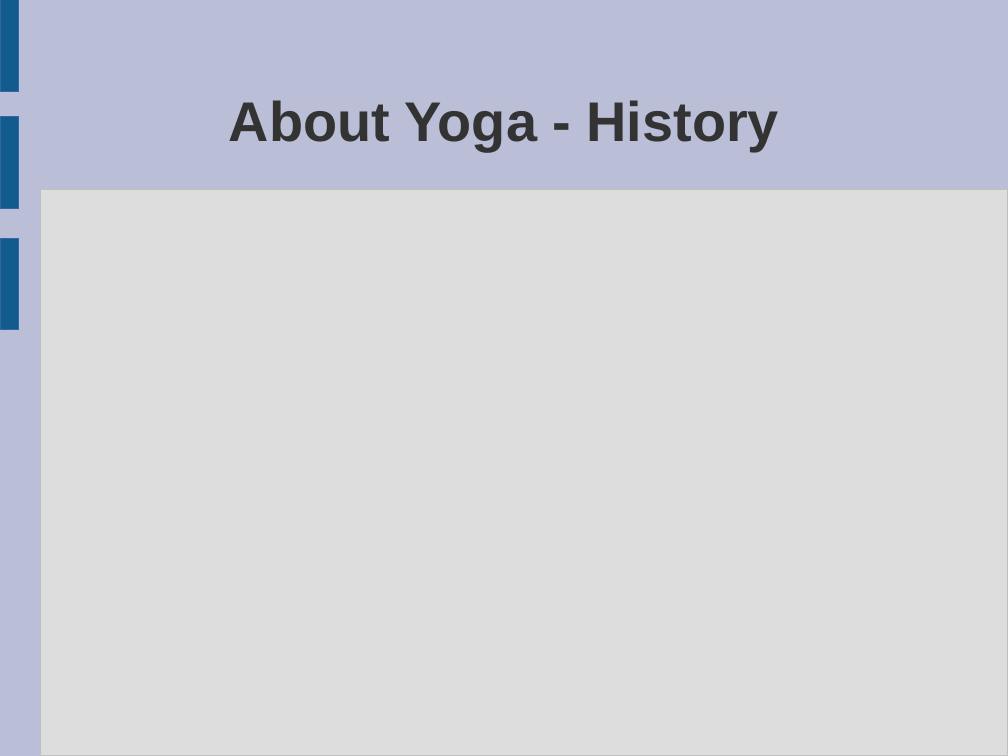
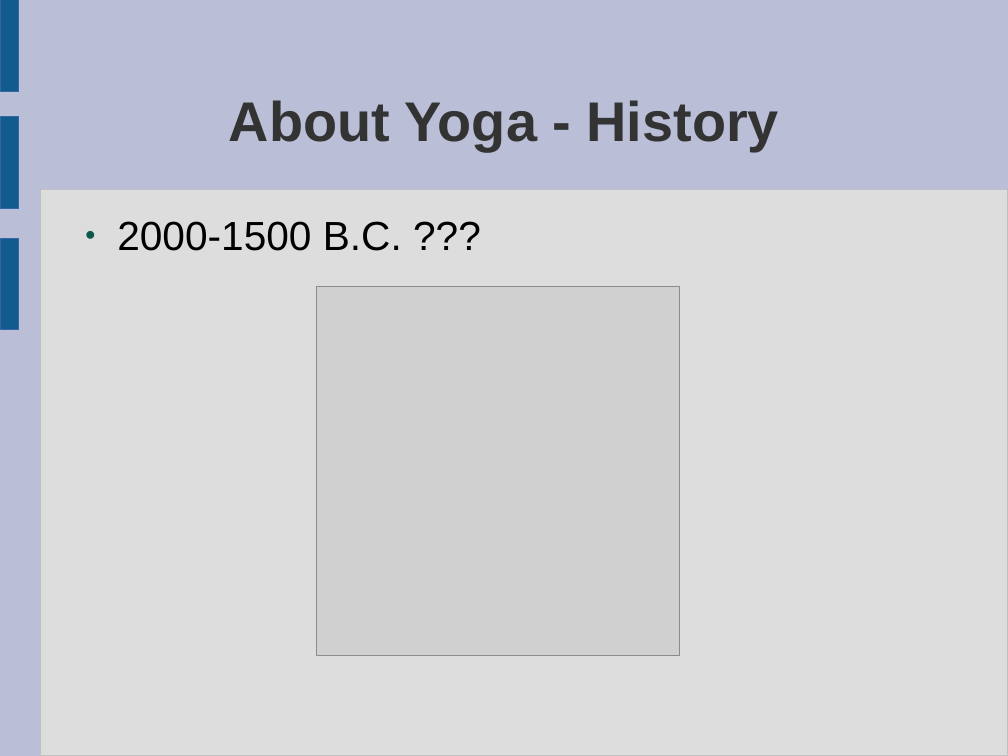
Before and after one commit to peterborkuti/english, a slide deck: slide 8 of yoga_01.odp. Drawn at 1008x756 pixels with LibreOffice and Linux fonts; fonts in the diff are those of the drawing; grey boxes stand for pictures. Boxes give left, top, right and bottom in pixels: in the first picture for what was removed or moved away, otherwise in the second. Text is boxed around its words. In the diff, an @@ line names an element or a change of style, - is before the commit and + after.

```diff
--- a/yoga_01.odp
+++ b/yoga_01.odp
@@ text added at (117, 221, 402, 251), 32 pt, text #000000 @@
+● 2000-1500 B.C. ???
@@ picture added at (316, 286, 680, 655) @@
```
Also in this commit, not shown: 2 other slides changed, 2 slides added.
